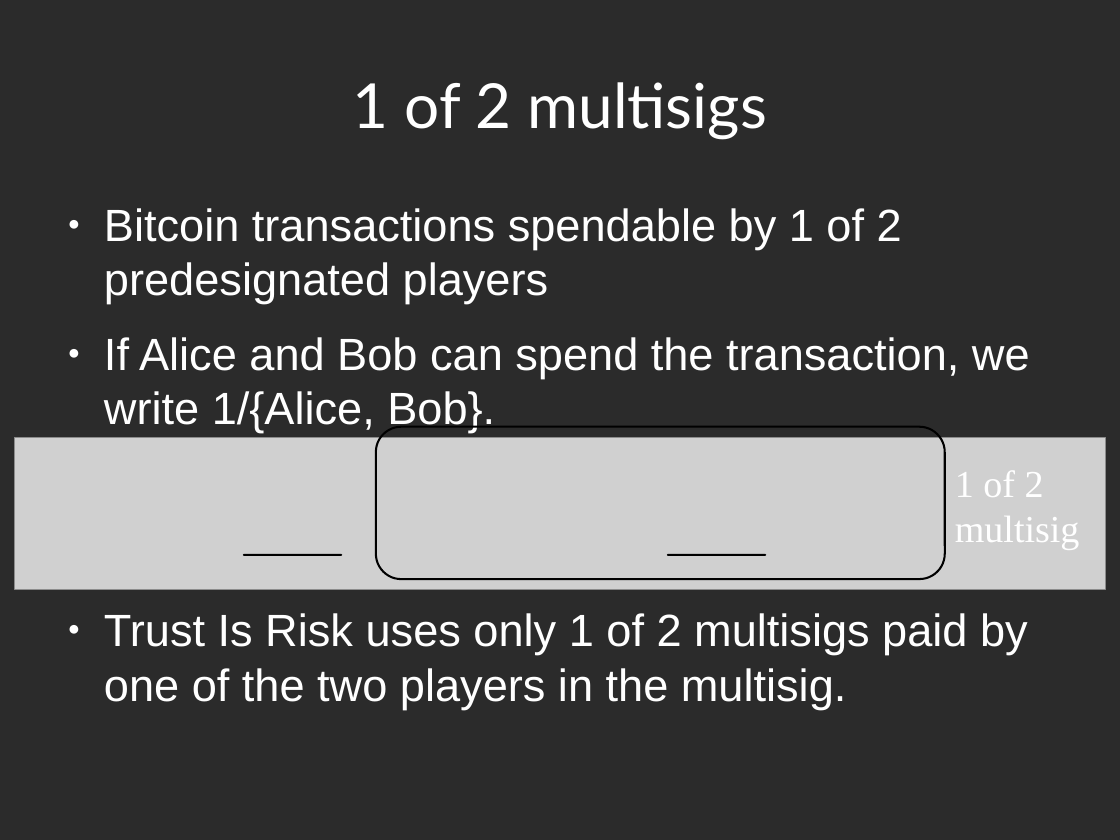
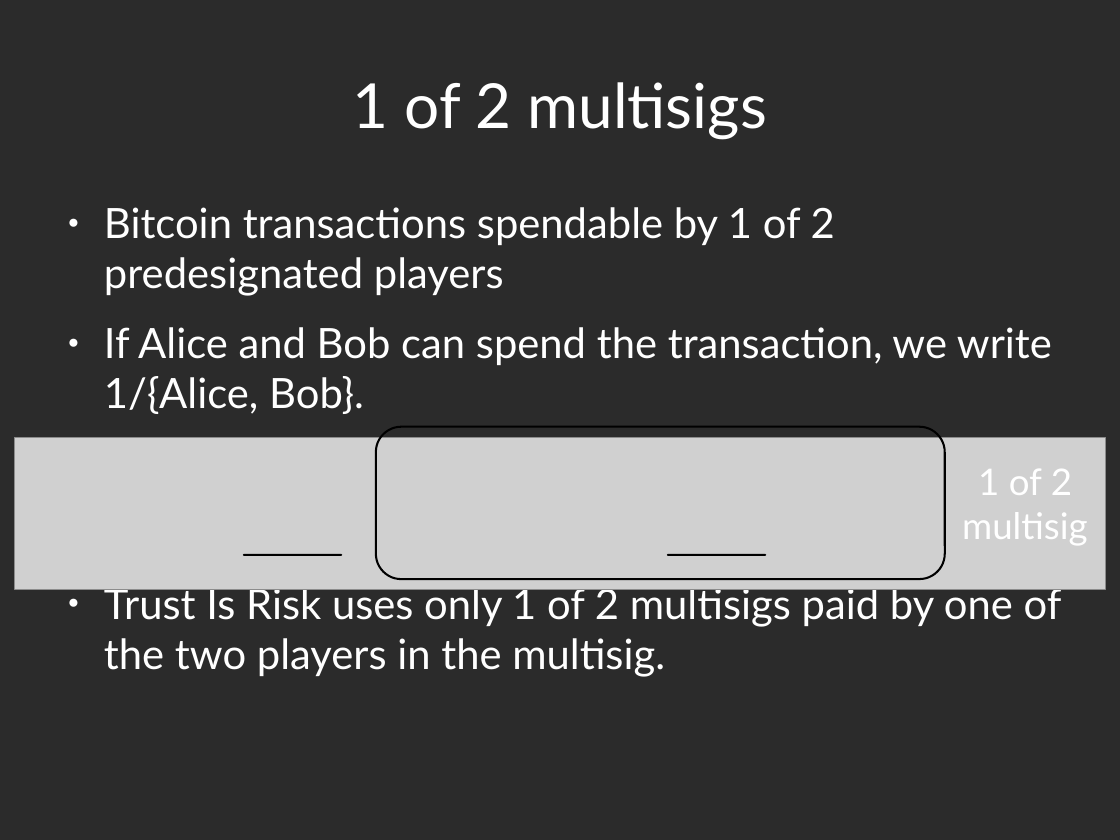
Before and after one commit to decrypto-org/TrustIsRisk, a slide deck: slide 4 of presentations/AtheCrypt10-1-2017/AtheCrypt10-1-2017.odp. Drawn at 1120x840 pixels with LibreOffice and Linux fonts; fonts in the diff are those of the drawing; grey boxes stand for pictures; background and template pictures are left out; a plain dark background stands for a picture behind light text. Boxes give left, top, right and bottom in pixels: in the first picture for what was removed or moved away, otherwise in the second. Text is boxed around its words. In the diff, an @@ line names an element or a change of style, - is before the commit and + after.

```diff
--- a/presentations/AtheCrypt10-1-2017/AtheCrypt10-1-2017.odp
+++ b/presentations/AtheCrypt10-1-2017/AtheCrypt10-1-2017.odp
@@ text "Bitcoin transactions spendable by 1 ..." at (104, 207, 1062, 677): size 32 to 29.6 pt, font Arial to Lato @@
@@ text "1 of 2 multisig" at (962, 469, 1088, 545): size 27 to 26 pt, font Times New Roman to Lato; alignment left to centre @@
```
Also in this commit, not shown: 1 other slide changed, 1 slide added.
